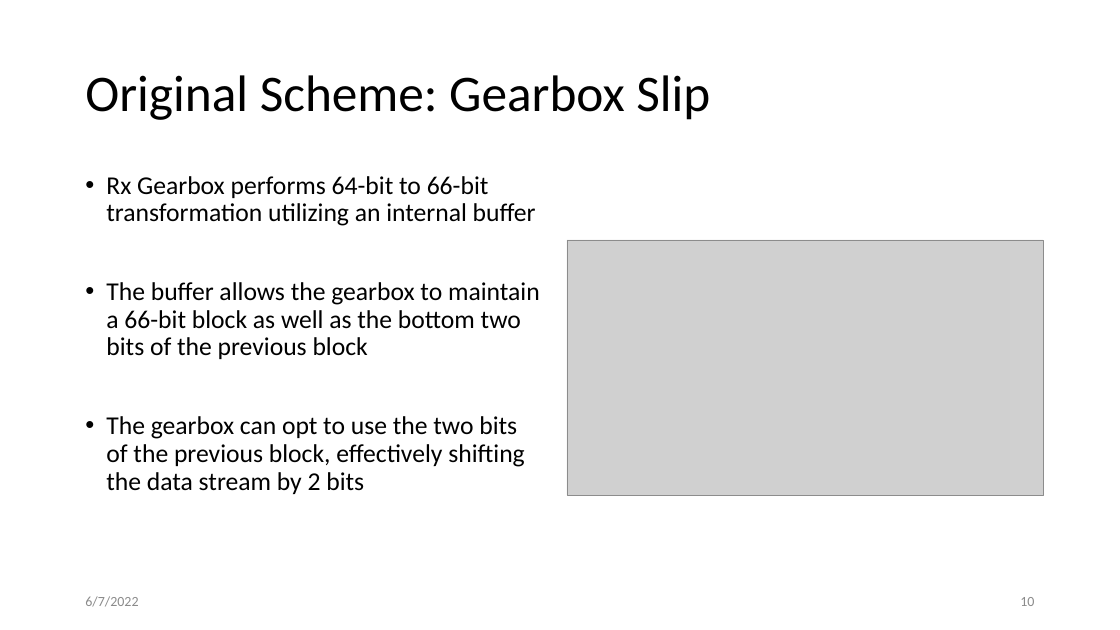
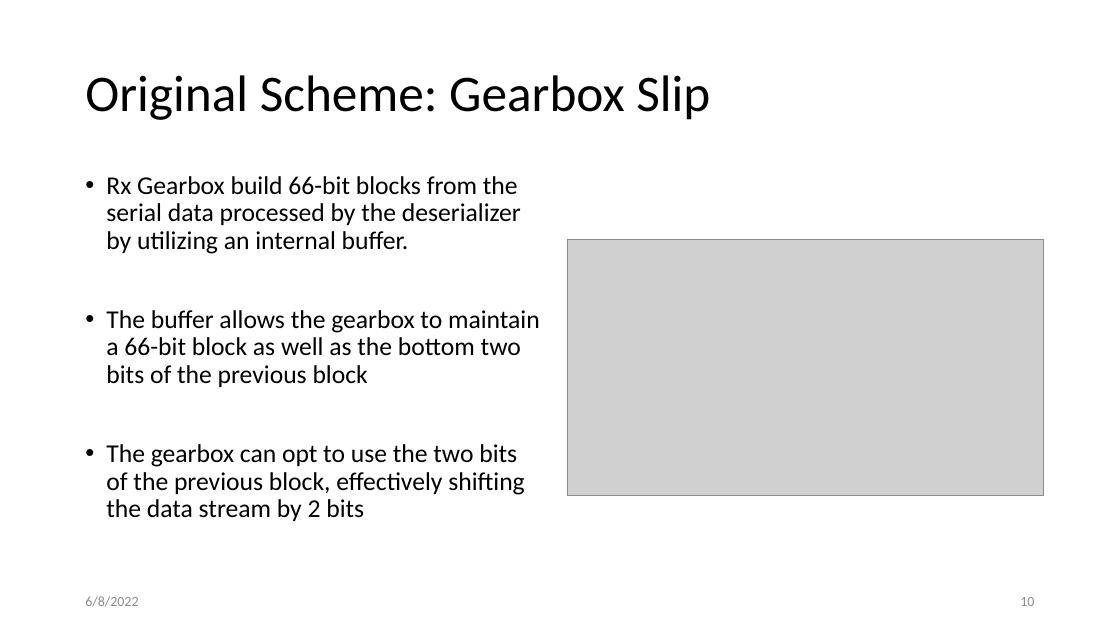
Before and after one commit to AnatoliyMartynyuk/YARR-rx-recovery, a slide deck: slide 10 of docs/thesis/Thesis Defense.pptx. Drawn at 1120x630 pixels with LibreOffice and Linux fonts; fonts in the diff are those of the drawing; grey boxes stand for pictures. Boxes give left, top, right and bottom in pixels: in the first picture for what was removed or moved away, otherwise in the second. Text is boxed around its words. In the diff, an @@ line names an element or a change of style, - is before the commit and + after.

```diff
--- a/docs/thesis/Thesis Defense.pptx
+++ b/docs/thesis/Thesis Defense.pptx
@@ text at (x1=106, y1=176, x2=521, y2=254): text changed @@
-• Rx Gearbox performs 64-bit to 66-bit transformation utilizing an internal buffer
+• Rx Gearbox build 66-bit blocks from the serial data processed by the deserializer by utilizing an internal buffer.
@@ text at (x1=85, y1=596, x2=138, y2=607): text changed @@
-6/7/2022
+6/8/2022
```
Also in this commit, not shown: 27 other slides changed, 1 other file.
